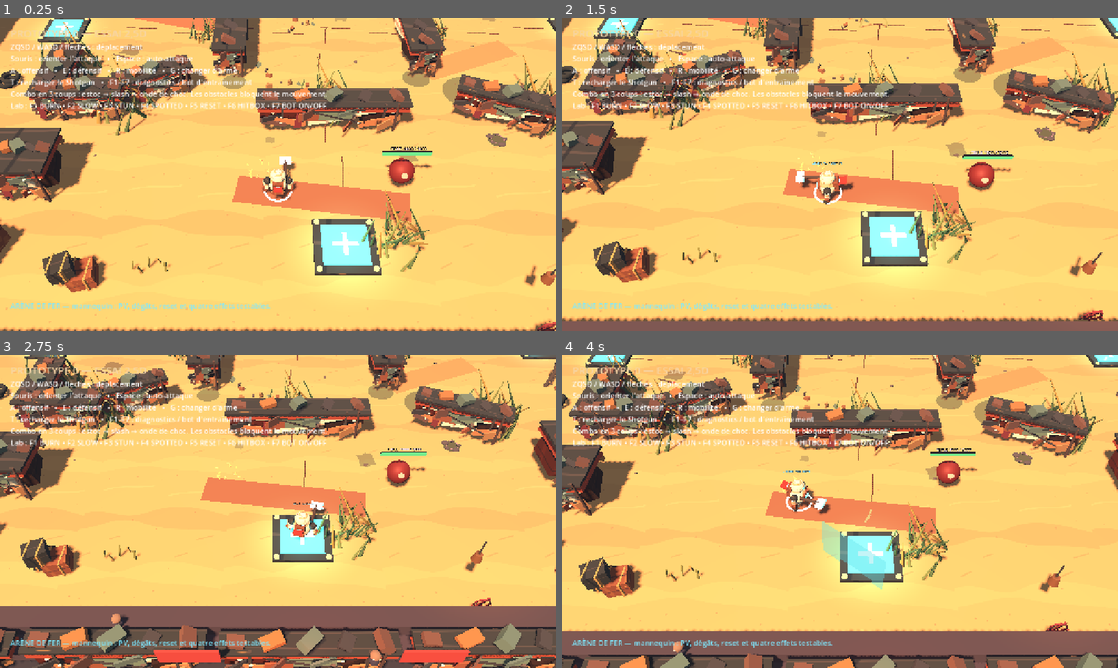
Above: before the commit, frames 1-4 (two rows, left to right).
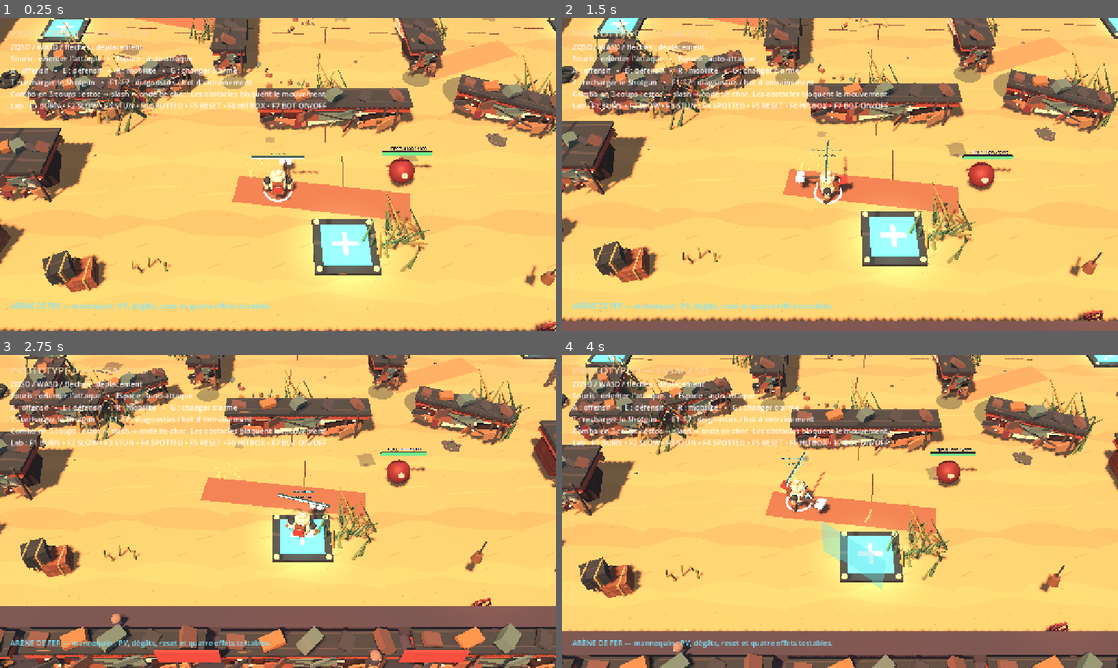
Above: after the commit, the same moments.

Repository: aKoMoses/PROTOTYPE-V0.1
Game: Godot game, scene res://scenes/main.tscn
The game is run twice, just before and just after one commit, with the same random seed, the same clock (stepped at 60 frames per second) and the same inputs.
Inputs (mouse positions are in pixels of both pictures, inside the frame that each line leads up to):
- Up to frame 1 (0.25 s): no input
- Up to frame 2 (1.5 s): move the mouse to (962, 158) at 0.52 s; hold D 0.53-1.28 s; hold Q 0.53-1.28 s; click (962, 158) at 0.67 s; tap Space at 0.77 s; move the mouse to (728, 190) at 1.27 s; hold S from 1.28 s (still down); tap Z at 1.35 s
- Up to frame 3 (2.75 s): tap Space at 1.52 s; move the mouse to (333, 442) at 2.02 s; release S at 2.03 s; hold D from 2.03 s (still down); tap G at 2.1 s
- Up to frame 4 (4 s): move the mouse to (812, 574) at 2.77 s; release D at 2.78 s; hold W 2.78-3.53 s; tap E at 2.85 s; click (812, 574) at 2.92 s; tap Space at 3.02, 3.77 s; move the mouse to (1006, 558) at 3.52 s; hold Left from 3.53 s (still down); tap R at 3.6 s

The runs differ from the first frame. In frame 1, 0.2% of the frame differs, in the area x 45-58%, y 43-50%; in frame 2, 0.2%; in frame 3, 0.2%, in the area x 50-62%, y 43-53%; in frame 4, 0.2%.

Commit message:
Add visible player health bar

Diff:
--- a/scripts/player.gd
+++ b/scripts/player.gd
@@ -118,6 +118,9 @@
 var _robot_visuals: Node3D
 var _axe_light: OmniLight3D
 var _axe_tip: Node3D
+var _health_label: Label3D
+var _health_bar_bg: MeshInstance3D
+var _health_bar_fill: MeshInstance3D
 var _trail_mesh: MeshInstance3D
 var _trail_material: StandardMaterial3D
 var _trail_points: Array[Vector3] = []
@@ -133,6 +136,7 @@
 	collision_layer = 4
 	collision_mask = 1
 	combat_state = COMBAT_STATE.new(COMBAT_DATA.MAX_HEALTH)
+	combat_state.health_changed.connect(_on_health_changed)
 	passive_state = PASSIVE_STATE.new()
 	passive_state.configure(_passive_id)
 	visibility_state = VISIBILITY_STATE.new()
@@ -503,6 +507,17 @@
 	return combat_state.max_health if combat_state != null else COMBAT_DATA.MAX_HEALTH
 
 
+func _on_health_changed(current: float, maximum: float) -> void:
+	if _health_label != null:
+		_health_label.text = "PV  %d / %d" % [int(round(current)), int(round(maximum))]
+	if _health_bar_fill != null:
+		var fraction := clampf(current / maxf(maximum, 0.001), 0.0, 1.0)
+		var width := 2.8 * fraction
+		_health_bar_fill.visible = fraction > 0.0
+		_health_bar_fill.scale = Vector3(width, 1.0, 1.0)
+		_health_bar_fill.position.x = -1.4 + width * 0.5
+
+
 func heal(amount: float, source_id: String = "") -> float:
 	if _stasis_remaining > 0.0 or passive_state == null or not passive_state.can_heal():
 		return 0.0
@@ -545,6 +560,7 @@
 	reset_axe_state()
 	reset_shotgun_state()
 	reset_module_state()
+	_on_health_changed(get_health(), get_max_health())
 
 
 func reset_axe_state() -> void:
@@ -2061,25 +2077,51 @@
 	add_child(visuals)
 
 	_attack_label = Label3D.new()
-	_attack_label.position = Vector3(0.0, 2.55, 0.0)
+	_attack_label.position = Vector3(0.0, 3.52, 0.0)
 	_attack_label.billboard = BaseMaterial3D.BILLBOARD_ENABLED
 	_attack_label.font_size = 26
 	_attack_label.outline_size = 6
 	_attack_label.modulate = Color("#8beaff")
 	add_child(_attack_label)
 
+	_health_label = Label3D.new()
+	_health_label.name = "PlayerHealthLabel"
+	_health_label.position = Vector3(0.0, 3.12, 0.0)
+	_health_label.billboard = BaseMaterial3D.BILLBOARD_ENABLED
+	_health_label.font_size = 24
+	_health_label.outline_size = 7
+	_health_label.modulate = Color("#baffc7")
+	add_child(_health_label)
+	_health_bar_bg = MeshInstance3D.new()
+	_health_bar_bg.name = "PlayerHealthBarBackground"
+	var health_bg_mesh := BoxMesh.new()
+	health_bg_mesh.size = Vector3(2.8, 0.18, 0.07)
+	_health_bar_bg.mesh = health_bg_mesh
+	_health_bar_bg.position = Vector3(0.0, 2.82, 0.0)
+	_health_bar_bg.material_override = _material(Color("#211f25"), 0.28, Color("#0c1712"))
+	add_child(_health_bar_bg)
+	_health_bar_fill = MeshInstance3D.new()
+	_health_bar_fill.name = "PlayerHealthBarFill"
+	var health_fill_mesh := BoxMesh.new()
+	health_fill_mesh.size = Vector3(1.0, 0.12, 0.09)
+	_health_bar_fill.mesh = health_fill_mesh
+	_health_bar_fill.position = Vector3(0.0, 2.82, -0.01)
+	_health_bar_fill.material_override = _material(Color("#5ff28a"), 0.18, Color("#2de86f"))
+	add_child(_health_bar_fill)
+	_on_health_changed(get_health(), get_max_health())
+
 	_baroud_bar_bg = MeshInstance3D.new()
 	var baroud_bg_mesh := BoxMesh.new()
 	baroud_bg_mesh.size = Vector3(1.8, 0.14, 0.06)
 	_baroud_bar_bg.mesh = baroud_bg_mesh
-	_baroud_bar_bg.position = Vector3(0.0, 2.30, 0.0)
+	_baroud_bar_bg.position = Vector3(0.0, 2.52, 0.0)
 	_baroud_bar_bg.material_override = _material(Color("#2a1820"), 0.2, Color("#3a1824"))
 	add_child(_baroud_bar_bg)
 	_baroud_bar_fill = MeshInstance3D.new()
 	var baroud_fill_mesh := BoxMesh.new()
 	baroud_fill_mesh.size = Vector3(1.0, 0.10, 0.07)
 	_baroud_bar_fill.mesh = baroud_fill_mesh
-	_baroud_bar_fill.position = Vector3(-0.45, 2.30, -0.01)
+	_baroud_bar_fill.position = Vector3(-0.45, 2.52, -0.01)
 	_baroud_bar_fill.material_override = _material(Color("#ef5a6f"), 0.1, Color("#ff4e7a"))
 	add_child(_baroud_bar_fill)
 	_baroud_bar_bg.visible = false
--- a/tools/test_training_bot.gd
+++ b/tools/test_training_bot.gd
@@ -13,6 +13,8 @@
 	if player == null or target == null:
 		_failures.append("Player ou TargetDummy introuvable")
 	else:
+		if player.get_node_or_null("PlayerHealthBarFill") == null or player.get_node_or_null("PlayerHealthLabel") == null:
+			_failures.append("barre de PV joueur absente")
 		if bool(target.call("is_training_bot_enabled")):
 			_failures.append("bot actif au démarrage")
 		if not (target.call("get_active_effect_types") as Array).is_empty():
@@ -36,6 +38,9 @@
 			_failures.append("bot immobile après activation")
 		if float(player.call("get_health")) >= float(player.call("get_max_health")):
 			_failures.append("bot n'inflige aucun dégât lisible")
+		var health_fill := player.get_node_or_null("PlayerHealthBarFill")
+		if health_fill != null and float(health_fill.scale.x) >= 2.8:
+			_failures.append("barre de PV joueur non synchronisée")
 		if not (target.call("get_active_effect_types") as Array).is_empty():
 			_failures.append("bot applique un effet de statut automatiquement")
 		if bool(target.get_node("TrainingBot").call("is_telegraph_active")):
Not shown, changed: README.md
